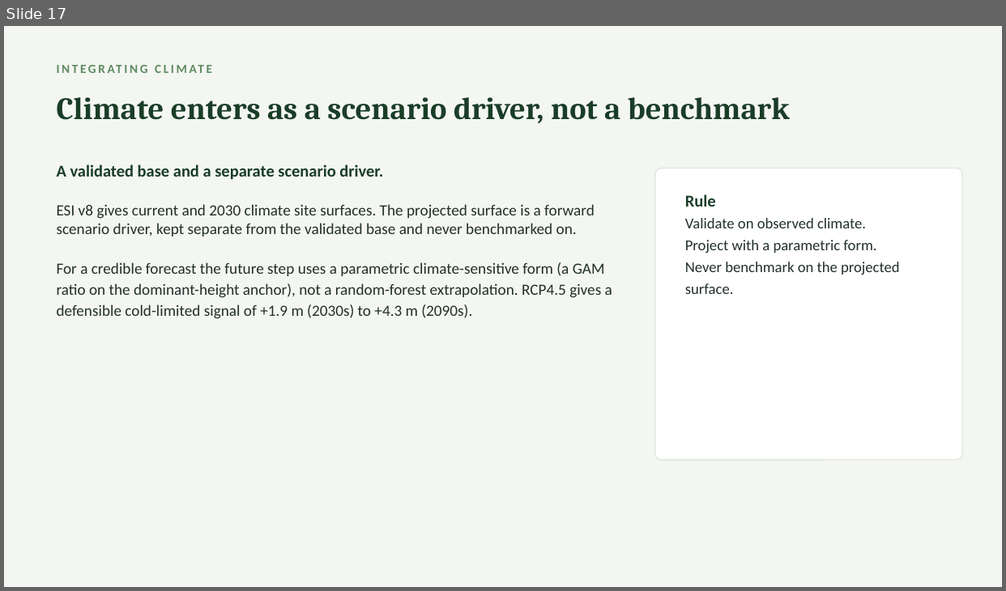
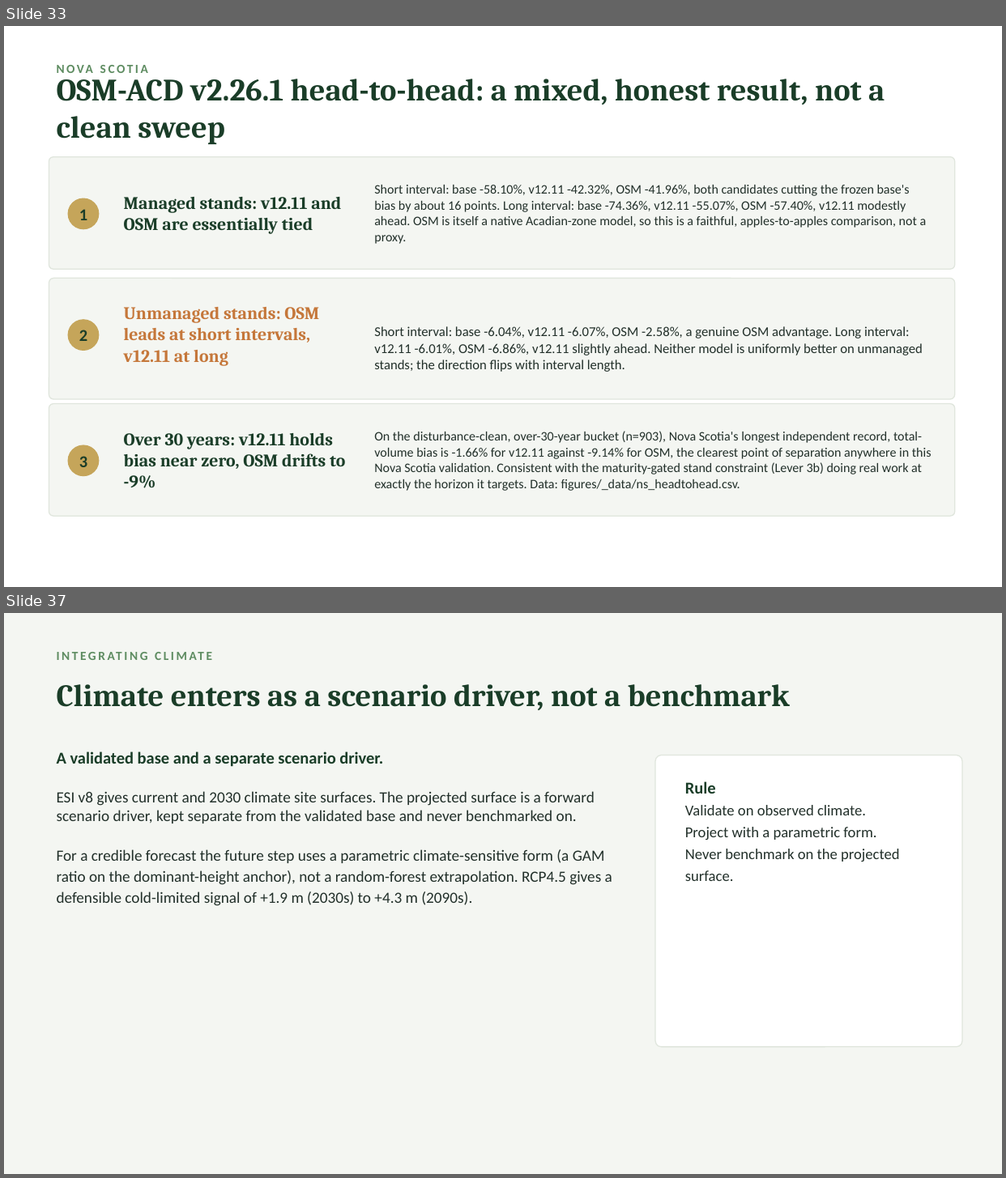
Before and after one commit to holoros/fvs-acd, a slide deck: FVS-ACD_Hennigar_Aug2026.pptx. Shown one above the other, each under a label of ours: slide 17 before the commit, slides 33 and 37 after it; the slides between them are not shown. The pictures are 1006x591 and 1006x1178 pixels, drawn with LibreOffice and Linux fonts; fonts in the diff are those of the drawing. Boxes give left, top, right and bottom in pixels: in the first picture for what was removed or moved away, otherwise in the second. Text is boxed around its words. In the diff, an @@ line names an element or a change of style, - is before the commit and + after.

Commit message:
v12.11 candidate: GTR, benchmark report, Hennigar deck, data-sharing one-pager, and figures
The 23 July deliverable set for the 18 August 2026 NRCan CFS Acadian
growth and yield meeting in Fredericton, none of which was under version
control until now.

  FVS-ACD_variant_overview_GTR_v1211 in md, docx and pdf. The v12.11
  variant overview GTR, built from the 20260629 draft source, which is
  updated in this commit to match.

  FVS-ACD_v12.11_benchmark_report in md, docx and pdf. The multi-source
  benchmark for the candidate.

  FVS-ACD_Hennigar_Aug2026.pptx and its pdf, refreshed with the Nova
  Scotia OSM scoring and the red-team reframes.

  FVS-ACD_Acadian_datasharing_onepager_20260723.docx for the meeting.

  Twenty figures backing the reports and the deck, covering the long
  interval volume diagnosis, the maturity gradient, the multi-source
  scorecard, the fig17 decomposition, forest-group bias and RMSE, the
  benchmark footprint with the Maine inset, sample sizes, the determinant
  scorecard, the overall ranking, and the long-term Bakuzis check.

  results/data_maps holds the aggregated stand counts by province and by
  forest type behind the footprint map, with provenance. Counts only, no
  plot coordinates.

The v12.10.1 benchmark report md and docx are also refreshed here so the
frozen baseline and the candidate report read consistently. The v12.10.1
engine and its tag v12.10.1-frozen-aug2026 are untouched.

```diff
--- a/FVS-ACD_Hennigar_Aug2026.pptx
+++ b/FVS-ACD_Hennigar_Aug2026.pptx
@@ slide 33 added at (4, 26, 1002, 587), background #FFFFFF @@
@@ text added at (49, 58, 955, 80), 12 pt, text #5E8C61, bold @@
+NOVA SCOTIA
@@ text added at (57, 72, 884, 144), 30 pt, text #1A3D28, bold @@
+OSM-ACD v2.26.1 head-to-head: a mixed, honest result, not a clean sweep
@@ rounded rectangle added at (49, 157, 955, 269), fill #F4F6F2, outline #E0E6DD 1 pt @@
@@ text added at (374, 185, 927, 244), 12.5 pt, text #22302A @@
+Short interval: base -58.10%, v12.11 -42.32%, OSM -41.96%, both candidates cutting the frozen base's bias by about 16 points. Long interval: base -74.36%, v12.11 -55.07%, OSM -57.40%, v12.11 modestly ahead. OSM is itself a native Acadian-zone model, so this is a faithful, apples-to-apples comparison, not a proxy.
@@ ellipse added at (68, 199, 99, 229), fill #C5A55A @@
@@ text added at (79, 209, 87, 220), 16 pt, text #1A3D28, bold @@
+1
@@ text added at (124, 197, 341, 234), 17 pt, text #1A3D28, bold @@
+Managed stands: v12.11 and OSM are essentially tied
@@ rounded rectangle added at (49, 278, 955, 399), fill #F4F6F2, outline #E0E6DD 1 pt @@
@@ text added at (124, 307, 319, 366), 17 pt, text #C5773A, bold @@
+Unmanaged stands: OSM leads at short intervals, v12.11 at long
@@ ellipse added at (68, 319, 99, 351), fill #C5A55A @@
@@ text added at (79, 330, 87, 341), 16 pt, text #1A3D28, bold @@
+2
@@ text added at (374, 327, 923, 372), 13 pt, text #22302A @@
+Short interval: base -6.04%, v12.11 -6.07%, OSM -2.58%, a genuine OSM advantage. Long interval: v12.11 -6.01%, OSM -6.86%, v12.11 slightly ahead. Neither model is uniformly better on unmanaged stands; the direction flips with interval length.
@@ rounded rectangle added at (49, 404, 955, 516), fill #F4F6F2, outline #E0E6DD 1 pt @@
@@ text added at (124, 433, 345, 489), 17 pt, text #1A3D28, bold @@
+Over 30 years: v12.11 holds bias near zero, OSM drifts to -9%
@@ text added at (374, 431, 931, 491), 12.5 pt, text #22302A @@
+On the disturbance-clean, over-30-year bucket (n=903), Nova Scotia's longest independent record, total-volume bias is -1.66% for v12.11 against -9.14% for OSM, the clearest point of separation anywhere in this Nova Scotia validation. Consistent with the maturity-gated stand constraint (Lever 3b) doing real work at exactly the horizon it targets. Data: figures/_data/ns_headtohead.csv.
@@ ellipse added at (68, 446, 99, 476), fill #C5A55A @@
@@ text added at (79, 456, 87, 467), 16 pt, text #1A3D28, bold @@
+3
@@ what was slide 17 is now slide 37 @@
```
Also in this commit, not shown: 12 slides changed, 21 other slides added, 2 slides removed, 33 other files.
